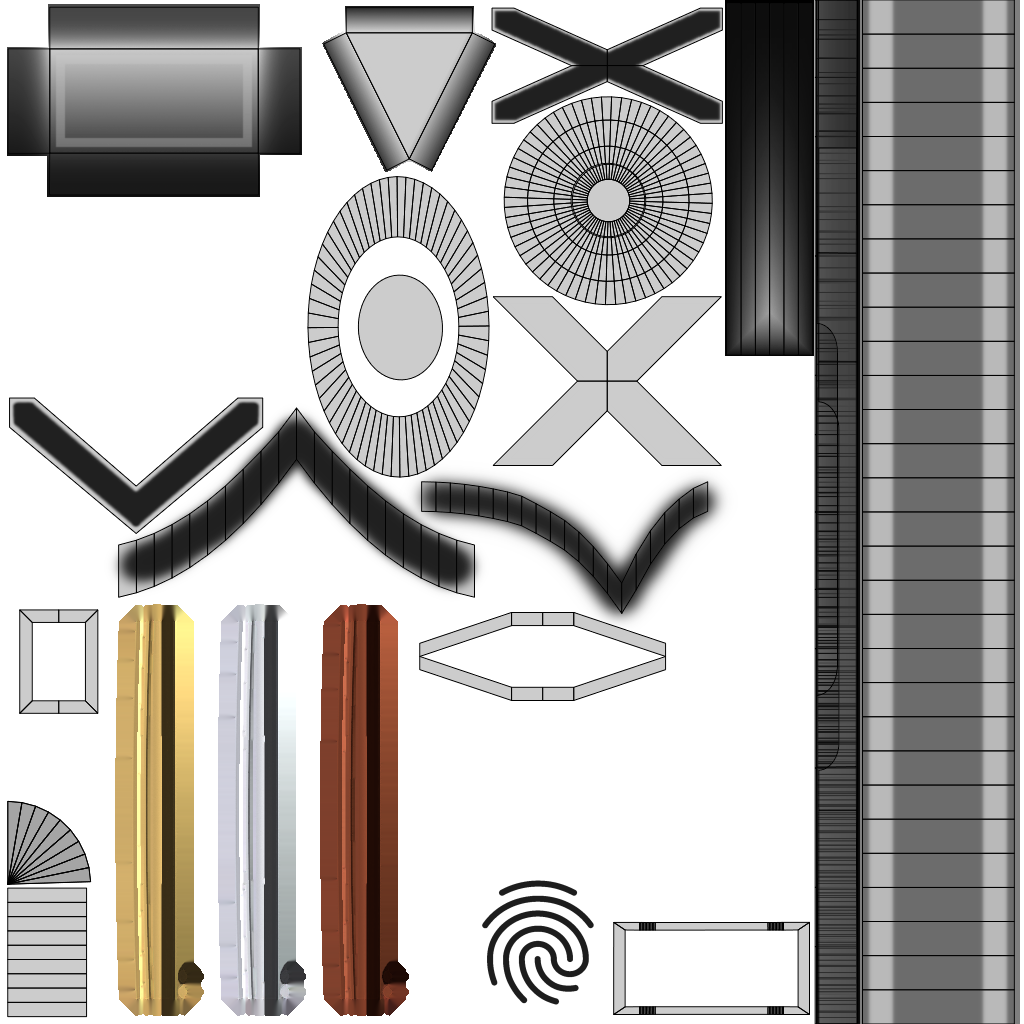
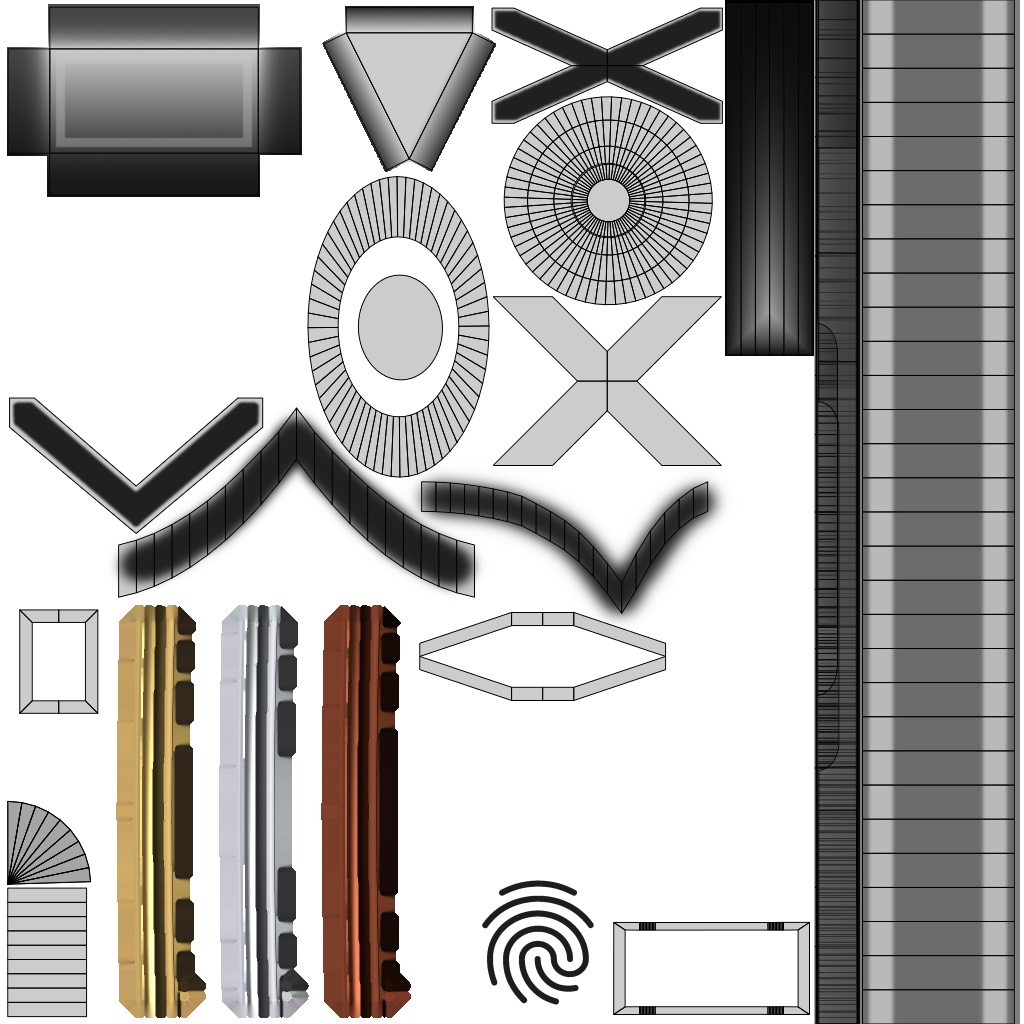
Layered file, before and after one edit (1024×1024). Changes by layer:
moved "FretBronze" above "FretSilver", painted on it over bbox(320, 604, 411, 1018)
moved "FretSilver" above "FretGold", painted on it over bbox(218, 604, 309, 1018)
painted on "FretGold" over bbox(115, 604, 206, 1018)
